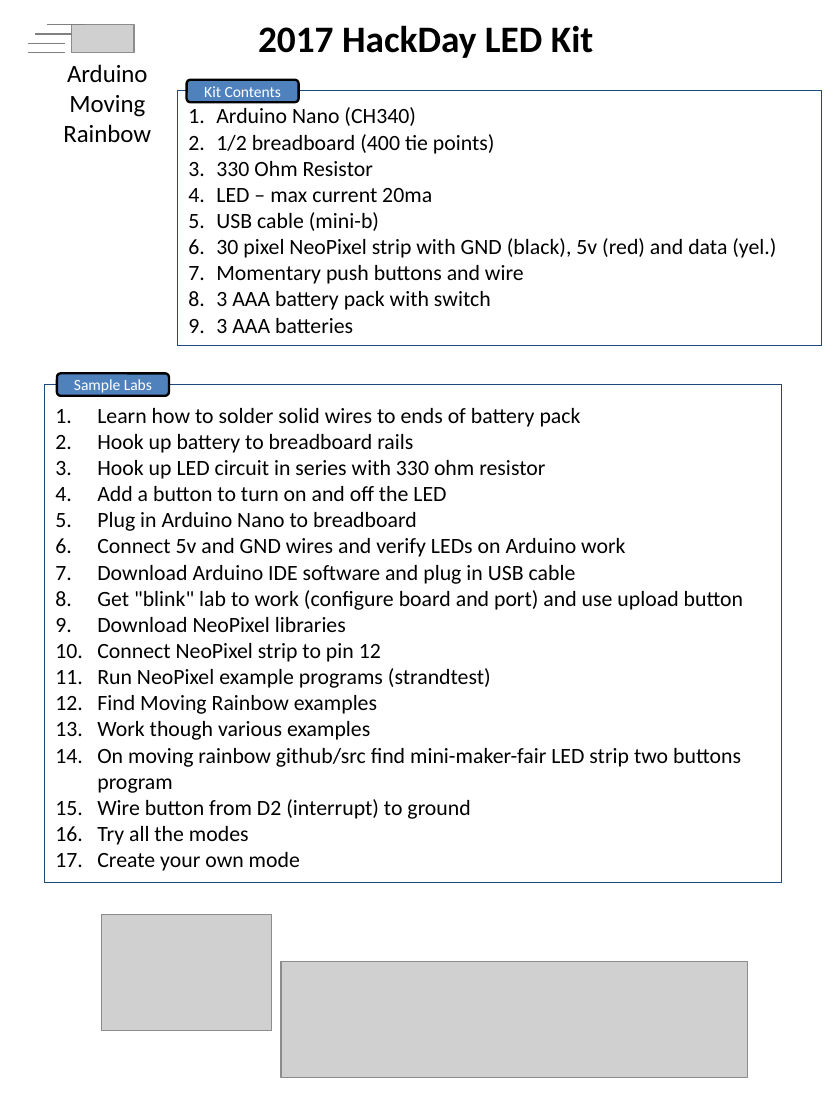
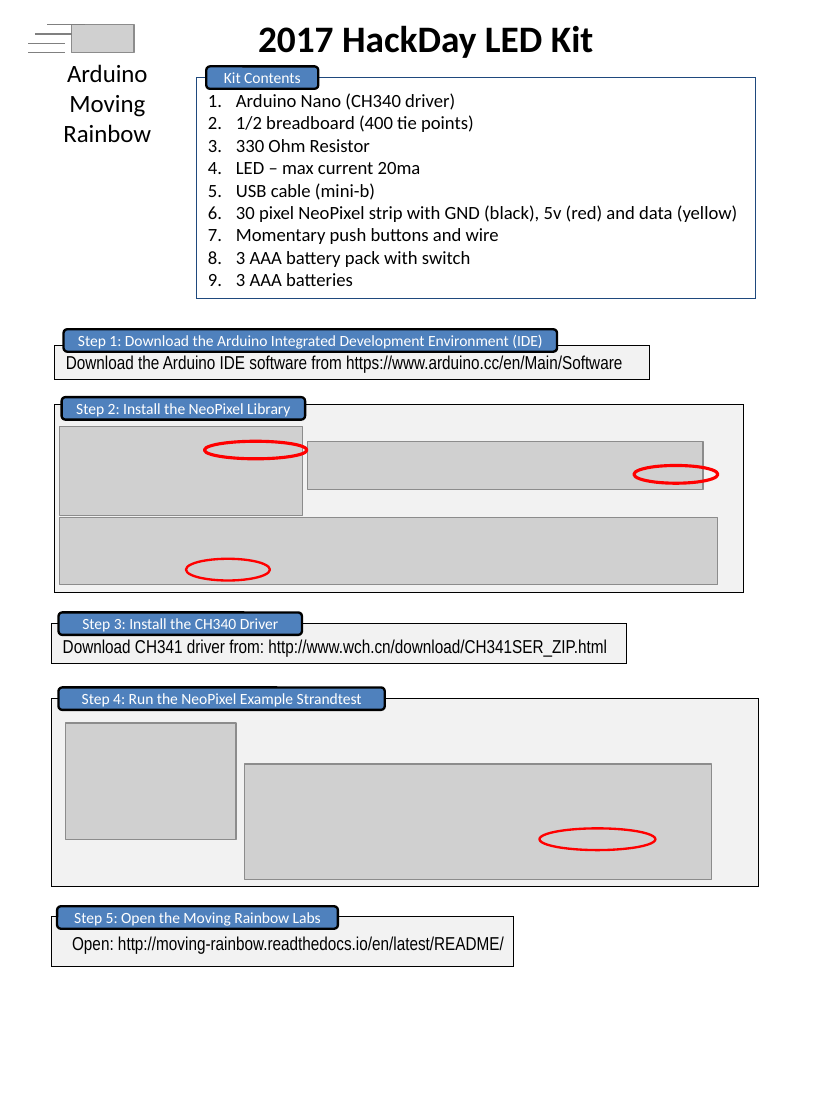
Before and after one commit to dmccreary/moving-rainbow, a slide deck: slide 1 of guide/2017-HackDay.pptx. Drawn at 840x1120 pixels with LibreOffice and Linux fonts; fonts in the diff are those of the drawing; grey boxes stand for pictures. Boxes give left, top, right and bottom in pixels: in the first picture for what was removed or moved away, otherwise in the second. Text is boxed around its words. In the diff, an @@ line names an element or a change of style, - is before the commit and + after.

```diff
--- a/guide/2017-HackDay.pptx
+++ b/guide/2017-HackDay.pptx
@@ rectangle "Arduino Nano (CH340 driver)": place and size @@
-rectangle "Arduino Nano (CH340 driver)" at (177,91,821,345)
+rectangle "Arduino Nano (CH340 driver)" at (197,77,756,298)
@@ rounded rectangle "Kit Contents": place and size @@
-rounded rectangle "Kit Contents" at (187,80,299,102)
+rounded rectangle "Kit Contents" at (206,66,318,88)
@@ text in rectangle at (236,93,455,110): text changed; size 14 to 12 pt @@
-1. Arduino Nano (CH340)
+1. Arduino Nano (CH340 driver)
@@ text in rectangle at (236,115,499,286): size 14 to 12 pt in "1/2 breadboard (400 tie points)", "330 Ohm Resistor", "LED – max current 20ma", "USB cable (mini-b)" and 3 more places @@
@@ text in rectangle at (236,205,737,222): text changed; size 14 to 12 pt @@
-6. 30 pixel NeoPixel strip with GND (black), 5v (red) and data (yel.)
+6. 30 pixel NeoPixel strip with GND (black), 5v (red) and data (yellow)
@@ rounded rectangle added at (64,329,558,352), fill #4F81BD, outline #000000 1.5 pt, 10 pt, text #FFFFFF @@
+Step 1: Download the Arduino Integrated Development Environment (IDE)
@@ rectangle added at (55,345,650,379), fill #F2F2F2, outline #000000 0.75 pt, 12 pt, text #000000 @@
+Download the Arduino IDE software from https://www.arduino.cc/en/Main/Software
@@ rectangle removed at (45,384,782,881) @@
-1. Learn how to solder solid wires to ends of battery pack
-2. Hook up battery to breadboard rails
-3. Hook up LED circuit in series with 330 ohm resistor
-4. Add a button to turn on and off the LED
-5. Plug in Arduino Nano to breadboard
-6. Connect 5v and GND wires and verify LEDs on Arduino work
-7. Download Arduino IDE software and plug in USB cable
-8. Get "blink" lab to work (configure board and port) and use upload button
-9. Download NeoPixel libraries
-10. Connect NeoPixel strip to pin 12
-11. Run NeoPixel example programs (strandtest)
-12. Find Moving Rainbow examples
-13. Work though various examples
-14. On moving rainbow github/src find mini-maker-fair LED strip two buttons program
-15. Wire button from D2 (interrupt) to ground
-16. Try all the modes
-17. Create your own mode
@@ rounded rectangle removed at (57,373,169,395) @@
-Sample Labs
@@ group added at (55,398,744,592): 3 pictures, 3 ellipses, 1 rectangle, 1 rounded rectangle @@
+Step 2: Install the NeoPixel Library
@@ rectangle added at (52,623,626,663), fill #F2F2F2, outline #000000 0.75 pt, 12 pt, text #000000 @@
+Download CH341 driver from: http://www.wch.cn/download/CH341SER_ZIP.html
@@ rounded rectangle added at (58,613,301,635), fill #4F81BD, outline #000000 1.5 pt, 10 pt, text #FFFFFF @@
+Step 3: Install the CH340 Driver
@@ rounded rectangle added at (58,688,384,710), fill #4F81BD, outline #000000 1.5 pt, 10 pt, text #FFFFFF @@
+Step 4: Run the NeoPixel Example Strandtest
@@ rectangle added at (52,698,758,887), fill #F2F2F2, outline #000000 0.75 pt @@
@@ picture: place and size @@
-picture at (102,915,272,1032)
+picture at (66,724,236,840)
@@ picture: place and size @@
-picture at (281,961,747,1077)
+picture at (245,764,711,880)
@@ ellipse added at (540,829,656,850), outline #FF0000 1.5 pt @@
@@ rectangle added at (52,917,513,967), fill #F2F2F2, outline #000000 0.75 pt @@
@@ rounded rectangle added at (57,906,338,928), fill #4F81BD, outline #000000 1.5 pt, 10 pt, text #FFFFFF @@
+Step 5: Open the Moving Rainbow Labs
@@ text added at (72,936,504,954), 12 pt, text #000000 @@
+Open: http://moving-rainbow.readthedocs.io/en/latest/README/
```
Also in this commit, not shown: 1 other slide changed.
